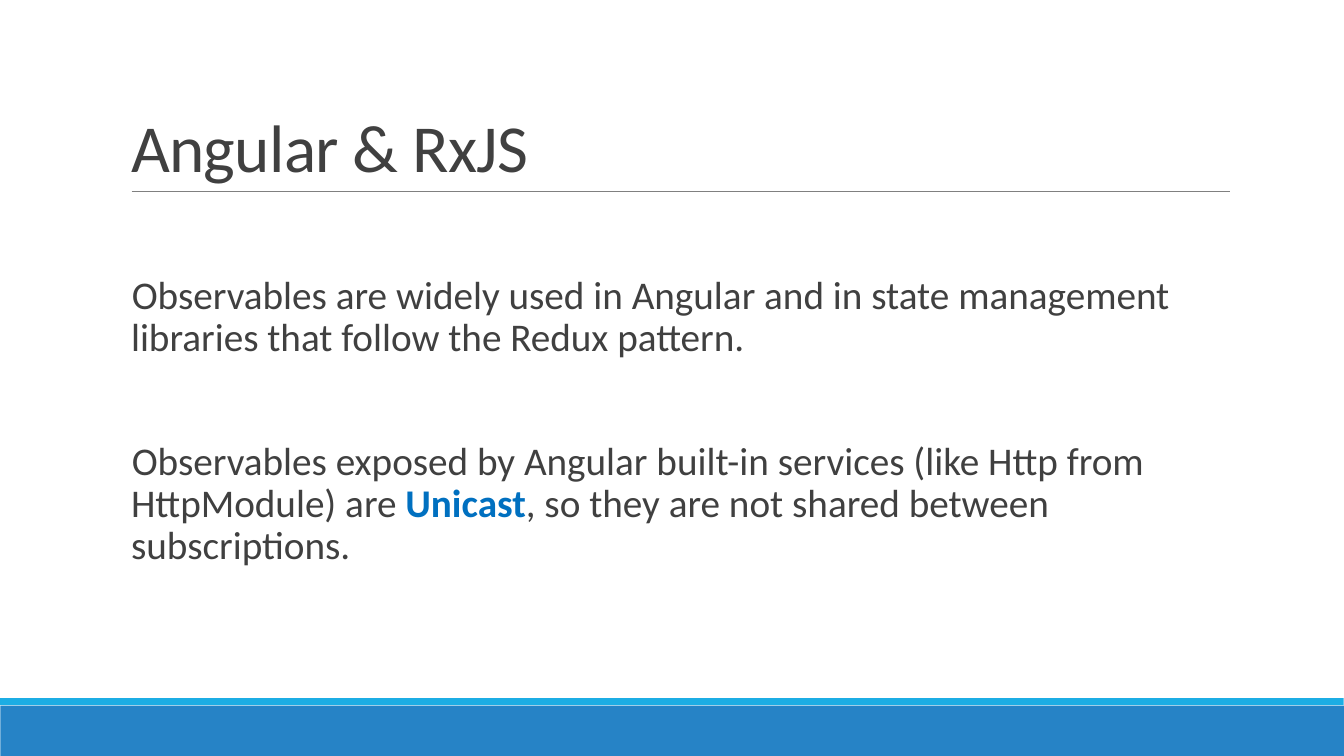
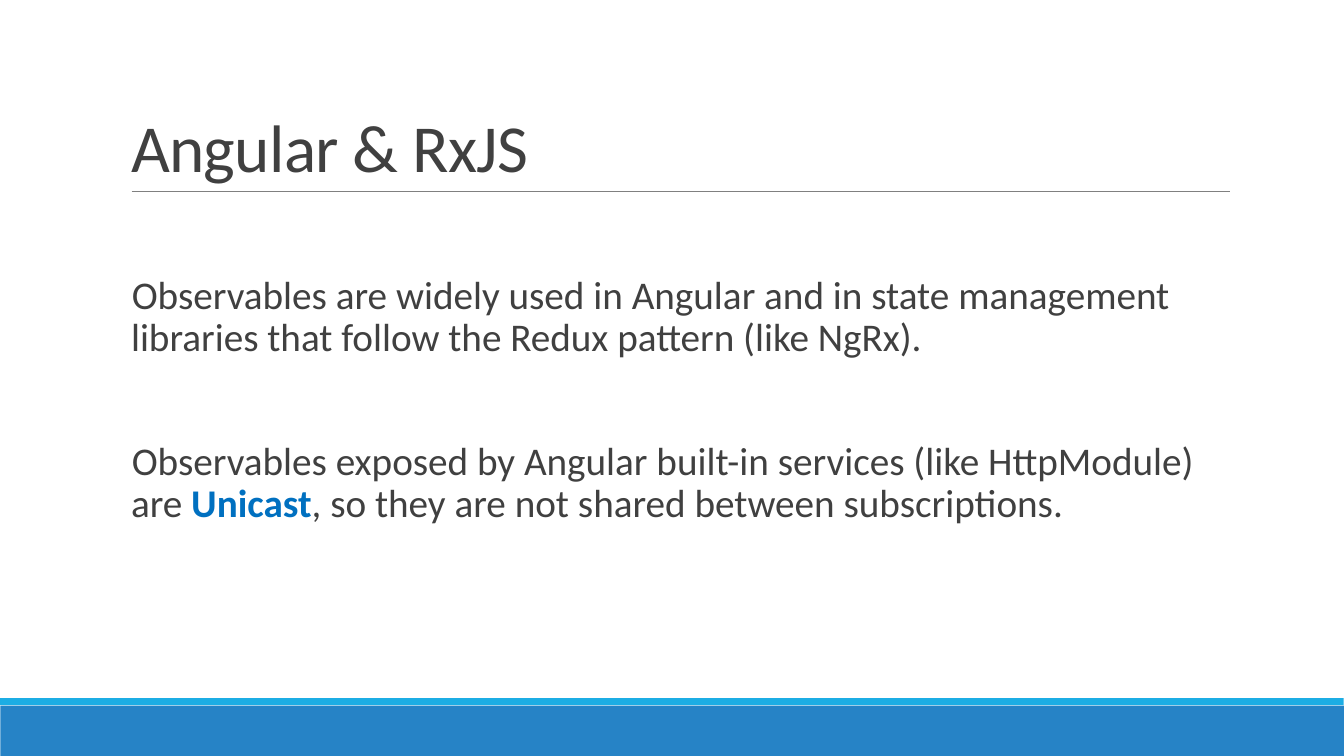
Before and after one commit to AGiorgetti/rxjs101, a slide deck: slide 21 of ReactiveProgramming_RxJS.pptx (slide 20 before the commit). Drawn at 1344x756 pixels with LibreOffice and Linux fonts; fonts in the diff are those of the drawing. Boxes give left, top, right and bottom in pixels: in the first picture for what was removed or moved away, otherwise in the second. Text is boxed around its words. In the diff, an @@ line names an element or a change of style, - is before the commit and + after.

```diff
--- a/ReactiveProgramming_RxJS.pptx
+++ b/ReactiveProgramming_RxJS.pptx
@@ text at (131,281,1193,524): text changed @@
-  Observables are widely used in Angular and in state management libraries that follow the Redux pattern.
-  Observables exposed by Angular built-in services (like Http from HttpModule) are Unicast, so they are not shared between subscriptions.
+  Observables are widely used in Angular and in state management libraries that follow the Redux pattern (like NgRx).
+  Observables exposed by Angular built-in services (like HttpModule) are Unicast, so they are not shared between subscriptions.
```
Also in this commit, not shown: 9 other slides changed, 2 slides added, 1 slide removed, 19 other files.
